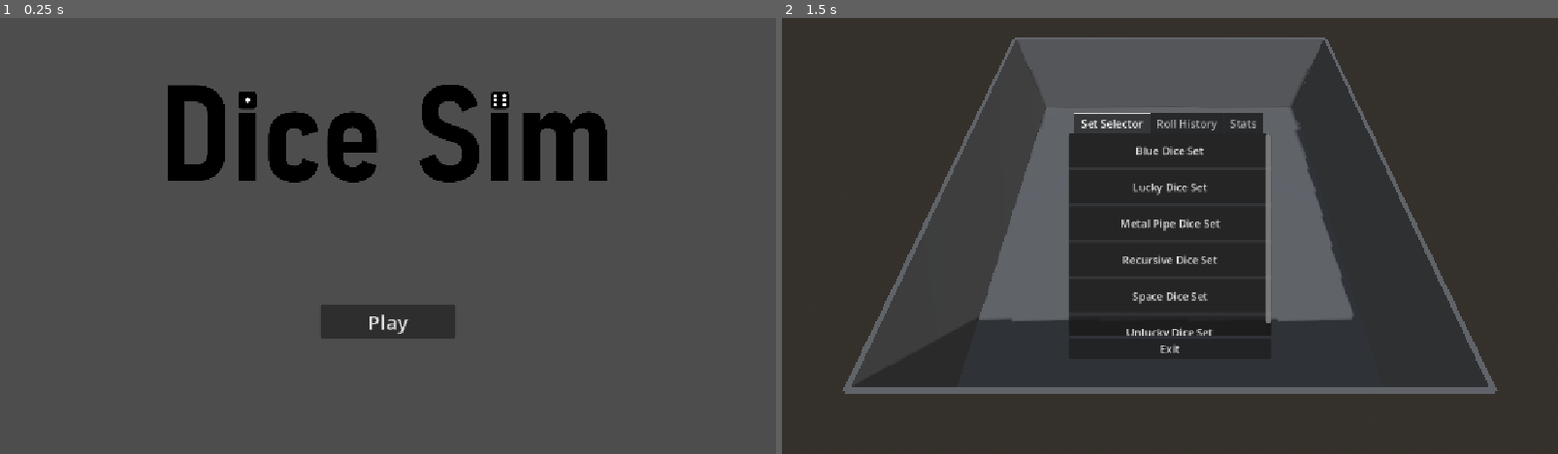
Above: before the commit, frames 1-2 (left to right).
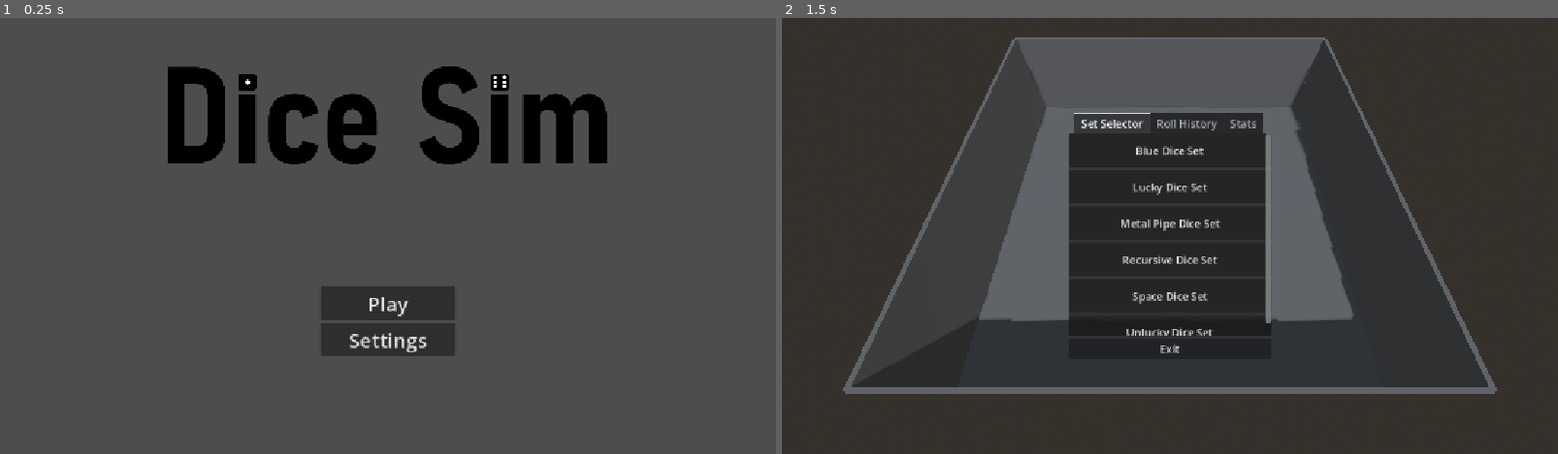
Above: after the commit, the same moments.

Repository: jruigrok/DiceSim
Game: Godot game, scene res://scenes/main_menu.tscn
The game is run twice, just before and just after one commit, with the same random seed, the same clock (stepped at 60 frames per second) and the same inputs.
Inputs (mouse positions are in pixels of both pictures, inside the frame that each line leads up to):
- Up to frame 1 (0.25 s): no input
- Up to frame 2 (1.5 s): click (1170, 340) at 0.5 s, where only the run after the commit has a clickable "Settings"; click "Play" at 1.25 s

The runs differ from the first frame. In frame 1, 6.7% of the frame differs, in the area x 21-79%, y 11-78%; in frame 2, nothing differs.

Commit message:
Small bug fix

Diff:
--- a/dice_data/d_10.tres
+++ b/dice_data/d_10.tres
@@ -1,7 +1,7 @@
 [gd_resource type="Resource" script_class="DiceData" format=3 uid="uid://btcfum7vepv1i"]
 
-[ext_resource type="Script" uid="uid://c5app5ayokdl6" path="res://res_scripts/FaceData.gd" id="1_3hu21"]
-[ext_resource type="Script" uid="uid://dsgi06ltj5bfe" path="res://res_scripts/DiceData.gd" id="2_eeb0q"]
+[ext_resource type="Script" uid="uid://c5app5ayokdl6" path="res://res_scripts/face_data.gd" id="1_3hu21"]
+[ext_resource type="Script" uid="uid://dsgi06ltj5bfe" path="res://res_scripts/dice_data.gd" id="2_eeb0q"]
 [ext_resource type="ArrayMesh" uid="uid://caimgo6kg2rc" path="res://dice_mesh/d_10.tres" id="2_yavft"]
 
 [sub_resource type="Resource" id="Resource_184dv"]
--- a/dice_data/d_12.tres
+++ b/dice_data/d_12.tres
@@ -1,8 +1,8 @@
 [gd_resource type="Resource" script_class="DiceData" format=3 uid="uid://bxr7wtem3qov1"]
 
-[ext_resource type="Script" uid="uid://c5app5ayokdl6" path="res://res_scripts/FaceData.gd" id="1_r2dss"]
+[ext_resource type="Script" uid="uid://c5app5ayokdl6" path="res://res_scripts/face_data.gd" id="1_r2dss"]
 [ext_resource type="ArrayMesh" uid="uid://8t77ayt8p2j0" path="res://dice_mesh/d_12.tres" id="2_6vn5t"]
-[ext_resource type="Script" uid="uid://dsgi06ltj5bfe" path="res://res_scripts/DiceData.gd" id="2_iqtqq"]
+[ext_resource type="Script" uid="uid://dsgi06ltj5bfe" path="res://res_scripts/dice_data.gd" id="2_iqtqq"]
 
 [sub_resource type="Resource" id="Resource_2l0td"]
 script = ExtResource("1_r2dss")
--- a/dice_data/d_20.tres
+++ b/dice_data/d_20.tres
@@ -1,7 +1,7 @@
 [gd_resource type="Resource" script_class="DiceData" format=3 uid="uid://cw2dsbhvho3ng"]
 
-[ext_resource type="Script" uid="uid://c5app5ayokdl6" path="res://res_scripts/FaceData.gd" id="1_arjnr"]
-[ext_resource type="Script" uid="uid://dsgi06ltj5bfe" path="res://res_scripts/DiceData.gd" id="2_t0e68"]
+[ext_resource type="Script" uid="uid://c5app5ayokdl6" path="res://res_scripts/face_data.gd" id="1_arjnr"]
+[ext_resource type="Script" uid="uid://dsgi06ltj5bfe" path="res://res_scripts/dice_data.gd" id="2_t0e68"]
 [ext_resource type="ArrayMesh" uid="uid://vsuvus6a6eqv" path="res://dice_mesh/d_20.tres" id="2_ukfqp"]
 
 [sub_resource type="Resource" id="Resource_mqar5"]
--- a/dice_data/d_4.tres
+++ b/dice_data/d_4.tres
@@ -1,8 +1,8 @@
 [gd_resource type="Resource" script_class="DiceData" format=3 uid="uid://cb2aisnsrmfxc"]
 
-[ext_resource type="Script" uid="uid://c5app5ayokdl6" path="res://res_scripts/FaceData.gd" id="1_k3qab"]
+[ext_resource type="Script" uid="uid://c5app5ayokdl6" path="res://res_scripts/face_data.gd" id="1_k3qab"]
 [ext_resource type="ArrayMesh" uid="uid://cex1xgq4pjg53" path="res://dice_mesh/d_4.tres" id="2_0h4qj"]
-[ext_resource type="Script" uid="uid://dsgi06ltj5bfe" path="res://res_scripts/DiceData.gd" id="2_1isyl"]
+[ext_resource type="Script" uid="uid://dsgi06ltj5bfe" path="res://res_scripts/dice_data.gd" id="2_1isyl"]
 
 [sub_resource type="Resource" id="Resource_kjuo0"]
 script = ExtResource("1_k3qab")
--- a/dice_data/d_6.tres
+++ b/dice_data/d_6.tres
@@ -1,7 +1,7 @@
 [gd_resource type="Resource" script_class="DiceData" format=3 uid="uid://4uic5wked64k"]
 
-[ext_resource type="Script" uid="uid://c5app5ayokdl6" path="res://res_scripts/FaceData.gd" id="1_tmw41"]
-[ext_resource type="Script" uid="uid://dsgi06ltj5bfe" path="res://res_scripts/DiceData.gd" id="2_n0wko"]
+[ext_resource type="Script" uid="uid://c5app5ayokdl6" path="res://res_scripts/face_data.gd" id="1_tmw41"]
+[ext_resource type="Script" uid="uid://dsgi06ltj5bfe" path="res://res_scripts/dice_data.gd" id="2_n0wko"]
 [ext_resource type="ArrayMesh" uid="uid://bgg6vj0drbvd2" path="res://dice_mesh/d_6.tres" id="2_tvng7"]
 
 [sub_resource type="Resource" id="Resource_fb3wy"]
--- a/dice_data/d_8.tres
+++ b/dice_data/d_8.tres
@@ -1,7 +1,7 @@
 [gd_resource type="Resource" script_class="DiceData" format=3 uid="uid://dvca5ylbmeogp"]
 
-[ext_resource type="Script" uid="uid://c5app5ayokdl6" path="res://res_scripts/FaceData.gd" id="1_c0b1x"]
-[ext_resource type="Script" uid="uid://dsgi06ltj5bfe" path="res://res_scripts/DiceData.gd" id="2_21xv7"]
+[ext_resource type="Script" uid="uid://c5app5ayokdl6" path="res://res_scripts/face_data.gd" id="1_c0b1x"]
+[ext_resource type="Script" uid="uid://dsgi06ltj5bfe" path="res://res_scripts/dice_data.gd" id="2_21xv7"]
 [ext_resource type="ArrayMesh" uid="uid://hki20xfuqnvp" path="res://dice_mesh/d_8.tres" id="2_qpta8"]
 
 [sub_resource type="Resource" id="Resource_r1esx"]
--- a/dice_sets/BlueDiceSet.tres
+++ b/dice_sets/BlueDiceSet.tres
@@ -1,13 +1,13 @@
 [gd_resource type="Resource" script_class="DiceSet" format=3 uid="uid://cwjjsp5hi1jyi"]
 
-[ext_resource type="Script" uid="uid://dsgi06ltj5bfe" path="res://res_scripts/DiceData.gd" id="1_ca4e8"]
+[ext_resource type="Script" uid="uid://dsgi06ltj5bfe" path="res://res_scripts/dice_data.gd" id="1_ca4e8"]
 [ext_resource type="Script" uid="uid://0k3ns4ifkv3o" path="res://scripts/dice_behaviours/DiceBehaviour.gd" id="1_gh4gk"]
 [ext_resource type="Material" uid="uid://da2wub2as7uhr" path="res://materials/Material.001.tres" id="2_7keju"]
-[ext_resource type="Script" uid="uid://uvh8aq7b0n8d" path="res://res_scripts/DiceSetData.gd" id="2_7sbdw"]
+[ext_resource type="Script" uid="uid://uvh8aq7b0n8d" path="res://res_scripts/dice_set_data.gd" id="2_7sbdw"]
 [ext_resource type="Resource" uid="uid://cb2aisnsrmfxc" path="res://dice_data/d_4.tres" id="2_gh4gk"]
 [ext_resource type="Script" uid="uid://gmu7hvu617rd" path="res://scripts/dice_behaviours/ExplosionBh.gd" id="2_j1oey"]
 [ext_resource type="PackedScene" uid="uid://c25eq0qq1py5q" path="res://assets/BinbunVFX_Vol2/StylizedHitFX/effects/impact/vfx_impact_01.tscn" id="2_udb0h"]
-[ext_resource type="Script" uid="uid://die8svrhe3dvd" path="res://res_scripts/DiceSet.gd" id="3_7sbdw"]
+[ext_resource type="Script" uid="uid://die8svrhe3dvd" path="res://res_scripts/dice_set.gd" id="3_7sbdw"]
 [ext_resource type="Script" uid="uid://cfays247nwmc1" path="res://scripts/dice_behaviours/RandomVelBh.gd" id="4_udb0h"]
 [ext_resource type="Script" uid="uid://b1pmyhx1aypfn" path="res://scripts/dice_behaviours/RollLabelBh.gd" id="5_hvwbr"]
 [ext_resource type="Resource" uid="uid://4uic5wked64k" path="res://dice_data/d_6.tres" id="6_hvwbr"]
--- a/dice_sets/LuckyDiceSet.tres
+++ b/dice_sets/LuckyDiceSet.tres
@@ -7,15 +7,15 @@
 [ext_resource type="Script" uid="uid://b1pmyhx1aypfn" path="res://scripts/dice_behaviours/RollLabelBh.gd" id="5_k4cny"]
 [ext_resource type="Script" uid="uid://bnoh1oyv4g20o" path="res://scripts/dice_behaviours/WeightedBh.gd" id="6_yr3fb"]
 [ext_resource type="Material" uid="uid://d4gaw8goqiei4" path="res://materials/Material.004.tres" id="7_mu2xu"]
-[ext_resource type="Script" uid="uid://uvh8aq7b0n8d" path="res://res_scripts/DiceSetData.gd" id="8_mmc5e"]
-[ext_resource type="Script" uid="uid://dsgi06ltj5bfe" path="res://res_scripts/DiceData.gd" id="9_ir3c8"]
+[ext_resource type="Script" uid="uid://uvh8aq7b0n8d" path="res://res_scripts/dice_set_data.gd" id="8_mmc5e"]
+[ext_resource type="Script" uid="uid://dsgi06ltj5bfe" path="res://res_scripts/dice_data.gd" id="9_ir3c8"]
 [ext_resource type="Resource" uid="uid://cb2aisnsrmfxc" path="res://dice_data/d_4.tres" id="10_j6t5b"]
 [ext_resource type="Resource" uid="uid://4uic5wked64k" path="res://dice_data/d_6.tres" id="11_vb1h4"]
 [ext_resource type="Resource" uid="uid://dvca5ylbmeogp" path="res://dice_data/d_8.tres" id="12_l1rjw"]
 [ext_resource type="Resource" uid="uid://bxr7wtem3qov1" path="res://dice_data/d_12.tres" id="13_3fbmm"]
 [ext_resource type="Resource" uid="uid://btcfum7vepv1i" path="res://dice_data/d_10.tres" id="14_e7g3r"]
 [ext_resource type="Resource" uid="uid://cw2dsbhvho3ng" path="res://dice_data/d_20.tres" id="15_8k6o6"]
-[ext_resource type="Script" uid="uid://die8svrhe3dvd" path="res://res_scripts/DiceSet.gd" id="16_dtbx4"]
+[ext_resource type="Script" uid="uid://die8svrhe3dvd" path="res://res_scripts/dice_set.gd" id="16_dtbx4"]
 
 [sub_resource type="Resource" id="Resource_6l7yi"]
 script = ExtResource("3_35ydv")
--- a/dice_sets/MetalPipeDiceSet.tres
+++ b/dice_sets/MetalPipeDiceSet.tres
@@ -7,16 +7,16 @@
 [ext_resource type="AudioStream" uid="uid://vqa7l7eab0uo" path="res://sounds/u_edtmwfwu7c-metal-pipe-329305.wav" id="5_wdp6p"]
 [ext_resource type="Script" uid="uid://g4qddmyllwfl" path="res://scripts/dice_behaviours/SoundOnColBh.gd" id="6_0d552"]
 [ext_resource type="Script" uid="uid://b1pmyhx1aypfn" path="res://scripts/dice_behaviours/RollLabelBh.gd" id="7_0d552"]
-[ext_resource type="Script" uid="uid://uvh8aq7b0n8d" path="res://res_scripts/DiceSetData.gd" id="7_oiwkq"]
+[ext_resource type="Script" uid="uid://uvh8aq7b0n8d" path="res://res_scripts/dice_set_data.gd" id="7_oiwkq"]
 [ext_resource type="Material" uid="uid://byd2rx8r13mf6" path="res://materials/Material.009.tres" id="8_0d552"]
-[ext_resource type="Script" uid="uid://dsgi06ltj5bfe" path="res://res_scripts/DiceData.gd" id="8_x4v2w"]
+[ext_resource type="Script" uid="uid://dsgi06ltj5bfe" path="res://res_scripts/dice_data.gd" id="8_x4v2w"]
 [ext_resource type="Resource" uid="uid://cb2aisnsrmfxc" path="res://dice_data/d_4.tres" id="9_jtwsa"]
 [ext_resource type="Resource" uid="uid://4uic5wked64k" path="res://dice_data/d_6.tres" id="10_qrjuf"]
 [ext_resource type="Resource" uid="uid://dvca5ylbmeogp" path="res://dice_data/d_8.tres" id="11_om3pt"]
 [ext_resource type="Resource" uid="uid://bxr7wtem3qov1" path="res://dice_data/d_12.tres" id="12_4tlp3"]
 [ext_resource type="Resource" uid="uid://btcfum7vepv1i" path="res://dice_data/d_10.tres" id="13_x3mht"]
 [ext_resource type="Resource" uid="uid://cw2dsbhvho3ng" path="res://dice_data/d_20.tres" id="14_xud0q"]
-[ext_resource type="Script" uid="uid://die8svrhe3dvd" path="res://res_scripts/DiceSet.gd" id="15_dwp7u"]
+[ext_resource type="Script" uid="uid://die8svrhe3dvd" path="res://res_scripts/dice_set.gd" id="15_dwp7u"]
 
 [sub_resource type="Resource" id="Resource_6l7yi"]
 script = ExtResource("3_0d552")
--- a/dice_sets/RecursiveDiceSet.tres
+++ b/dice_sets/RecursiveDiceSet.tres
@@ -1,11 +1,11 @@
 [gd_resource type="Resource" script_class="DiceSet" format=3 uid="uid://43wh6uliyq0k"]
 
-[ext_resource type="Script" uid="uid://dsgi06ltj5bfe" path="res://res_scripts/DiceData.gd" id="1_4m2oy"]
+[ext_resource type="Script" uid="uid://dsgi06ltj5bfe" path="res://res_scripts/dice_data.gd" id="1_4m2oy"]
 [ext_resource type="Script" uid="uid://0k3ns4ifkv3o" path="res://scripts/dice_behaviours/DiceBehaviour.gd" id="1_tbu3x"]
 [ext_resource type="Script" uid="uid://c2iuj0kkb2g4a" path="res://scripts/dice_behaviours/RecursionBh.gd" id="2_6bvi1"]
 [ext_resource type="Material" uid="uid://be2tbb4jbi5x8" path="res://materials/Material.011.tres" id="2_jr3dd"]
-[ext_resource type="Script" uid="uid://die8svrhe3dvd" path="res://res_scripts/DiceSet.gd" id="2_kv7s4"]
-[ext_resource type="Script" uid="uid://uvh8aq7b0n8d" path="res://res_scripts/DiceSetData.gd" id="2_tbu3x"]
+[ext_resource type="Script" uid="uid://die8svrhe3dvd" path="res://res_scripts/dice_set.gd" id="2_kv7s4"]
+[ext_resource type="Script" uid="uid://uvh8aq7b0n8d" path="res://res_scripts/dice_set_data.gd" id="2_tbu3x"]
 [ext_resource type="Material" uid="uid://bdpcjoj6ky6pa" path="res://materials/Material.003.tres" id="3_6bvi1"]
 [ext_resource type="Script" uid="uid://cfays247nwmc1" path="res://scripts/dice_behaviours/RandomVelBh.gd" id="3_jcm7g"]
 [ext_resource type="Resource" uid="uid://cb2aisnsrmfxc" path="res://dice_data/d_4.tres" id="4_jr3dd"]
--- a/dice_sets/SpaceDiceSet.tres
+++ b/dice_sets/SpaceDiceSet.tres
@@ -6,15 +6,15 @@
 [ext_resource type="Script" uid="uid://cfays247nwmc1" path="res://scripts/dice_behaviours/RandomVelBh.gd" id="4_p6586"]
 [ext_resource type="Script" uid="uid://b1pmyhx1aypfn" path="res://scripts/dice_behaviours/RollLabelBh.gd" id="5_eikoo"]
 [ext_resource type="Material" uid="uid://dl6r6nmhrf48e" path="res://shaders/test_shader.tres" id="6_l8l6v"]
-[ext_resource type="Script" uid="uid://uvh8aq7b0n8d" path="res://res_scripts/DiceSetData.gd" id="7_esnq5"]
-[ext_resource type="Script" uid="uid://dsgi06ltj5bfe" path="res://res_scripts/DiceData.gd" id="8_vvnlf"]
+[ext_resource type="Script" uid="uid://uvh8aq7b0n8d" path="res://res_scripts/dice_set_data.gd" id="7_esnq5"]
+[ext_resource type="Script" uid="uid://dsgi06ltj5bfe" path="res://res_scripts/dice_data.gd" id="8_vvnlf"]
 [ext_resource type="Resource" uid="uid://cb2aisnsrmfxc" path="res://dice_data/d_4.tres" id="9_na3hg"]
 [ext_resource type="Resource" uid="uid://4uic5wked64k" path="res://dice_data/d_6.tres" id="10_xqo6r"]
 [ext_resource type="Resource" uid="uid://dvca5ylbmeogp" path="res://dice_data/d_8.tres" id="11_e6caa"]
 [ext_resource type="Resource" uid="uid://bxr7wtem3qov1" path="res://dice_data/d_12.tres" id="12_o5qyc"]
 [ext_resource type="Resource" uid="uid://btcfum7vepv1i" path="res://dice_data/d_10.tres" id="13_ti8r0"]
 [ext_resource type="Resource" uid="uid://cw2dsbhvho3ng" path="res://dice_data/d_20.tres" id="14_45q14"]
-[ext_resource type="Script" uid="uid://die8svrhe3dvd" path="res://res_scripts/DiceSet.gd" id="15_pdwb3"]
+[ext_resource type="Script" uid="uid://die8svrhe3dvd" path="res://res_scripts/dice_set.gd" id="15_pdwb3"]
 
 [sub_resource type="Resource" id="Resource_6l7yi"]
 script = ExtResource("3_rq1i0")
--- a/dice_sets/UnluckyDiceSet.tres
+++ b/dice_sets/UnluckyDiceSet.tres
@@ -1,15 +1,15 @@
 [gd_resource type="Resource" script_class="DiceSet" format=3 uid="uid://14wlka163nvt"]
 
-[ext_resource type="Script" uid="uid://dsgi06ltj5bfe" path="res://res_scripts/DiceData.gd" id="1_c7aqn"]
+[ext_resource type="Script" uid="uid://dsgi06ltj5bfe" path="res://res_scripts/dice_data.gd" id="1_c7aqn"]
 [ext_resource type="Script" uid="uid://0k3ns4ifkv3o" path="res://scripts/dice_behaviours/DiceBehaviour.gd" id="1_vl1tm"]
 [ext_resource type="PackedScene" uid="uid://c25eq0qq1py5q" path="res://assets/BinbunVFX_Vol2/StylizedHitFX/effects/impact/vfx_impact_01.tscn" id="2_88u37"]
-[ext_resource type="Script" uid="uid://die8svrhe3dvd" path="res://res_scripts/DiceSet.gd" id="2_jrea1"]
+[ext_resource type="Script" uid="uid://die8svrhe3dvd" path="res://res_scripts/dice_set.gd" id="2_jrea1"]
 [ext_resource type="Script" uid="uid://gmu7hvu617rd" path="res://scripts/dice_behaviours/ExplosionBh.gd" id="3_lgrbx"]
 [ext_resource type="Script" uid="uid://cfays247nwmc1" path="res://scripts/dice_behaviours/RandomVelBh.gd" id="4_jdytq"]
 [ext_resource type="Script" uid="uid://b1pmyhx1aypfn" path="res://scripts/dice_behaviours/RollLabelBh.gd" id="5_5eqff"]
 [ext_resource type="Script" uid="uid://bnoh1oyv4g20o" path="res://scripts/dice_behaviours/WeightedBh.gd" id="6_y2h3s"]
 [ext_resource type="Material" uid="uid://2jnekqhbnw7l" path="res://materials/Material.010.tres" id="7_vl1tm"]
-[ext_resource type="Script" uid="uid://uvh8aq7b0n8d" path="res://res_scripts/DiceSetData.gd" id="8_8l1lu"]
+[ext_resource type="Script" uid="uid://uvh8aq7b0n8d" path="res://res_scripts/dice_set_data.gd" id="8_8l1lu"]
 [ext_resource type="Resource" uid="uid://cb2aisnsrmfxc" path="res://dice_data/d_4.tres" id="10_kfqts"]
 [ext_resource type="Resource" uid="uid://4uic5wked64k" path="res://dice_data/d_6.tres" id="11_m6shn"]
 [ext_resource type="Resource" uid="uid://dvca5ylbmeogp" path="res://dice_data/d_8.tres" id="12_guvmp"]
--- a/scenes/game.tscn
+++ b/scenes/game.tscn
@@ -3,7 +3,7 @@
 [ext_resource type="Script" uid="uid://cy56e02cb68ni" path="res://scripts/game.gd" id="1_gee14"]
 [ext_resource type="PackedScene" uid="uid://c0kkvfs6t36hg" path="res://scenes/dice_sim.tscn" id="2_0tnpc"]
 [ext_resource type="PackedScene" uid="uid://ck63j4lfwj35f" path="res://scenes/in_game_menu.tscn" id="3_vtaks"]
-[ext_resource type="Script" uid="uid://die8svrhe3dvd" path="res://res_scripts/DiceSet.gd" id="4_kvpfn"]
+[ext_resource type="Script" uid="uid://die8svrhe3dvd" path="res://res_scripts/dice_set.gd" id="4_kvpfn"]
 [ext_resource type="Resource" uid="uid://cwjjsp5hi1jyi" path="res://dice_sets/BlueDiceSet.tres" id="5_dinhu"]
 [ext_resource type="Resource" uid="uid://7v7sggv6nunc" path="res://dice_sets/MetalPipeDiceSet.tres" id="6_kvuet"]
 [ext_resource type="Resource" uid="uid://43wh6uliyq0k" path="res://dice_sets/RecursiveDiceSet.tres" id="7_trtic"]
--- a/scenes/in_game_menu.tscn
+++ b/scenes/in_game_menu.tscn
@@ -1,7 +1,7 @@
 [gd_scene format=3 uid="uid://ck63j4lfwj35f"]
 
 [ext_resource type="Script" uid="uid://dhvx4jrbqkjc2" path="res://scripts/in_game_menu.gd" id="1_li4o2"]
-[ext_resource type="Script" uid="uid://die8svrhe3dvd" path="res://res_scripts/DiceSet.gd" id="2_exnol"]
+[ext_resource type="Script" uid="uid://die8svrhe3dvd" path="res://res_scripts/dice_set.gd" id="2_exnol"]
 [ext_resource type="Resource" uid="uid://cwjjsp5hi1jyi" path="res://dice_sets/BlueDiceSet.tres" id="3_kqt2u"]
 
 [node name="InGameMenu" type="CanvasLayer" unique_id=4146138]
--- a/scenes/main_menu.tscn
+++ b/scenes/main_menu.tscn
@@ -34,3 +34,9 @@
 tooltip_text = "Im mean what else did you come here for?"
 theme_override_font_sizes/font_size = 30
 text = "Play"
+
+[node name="SettingsButton" type="Button" parent="." unique_id=1603325996]
+unique_name_in_owner = true
+layout_mode = 2
+theme_override_font_sizes/font_size = 30
+text = "Settings"
--- a/scripts/dice_selector.gd
+++ b/scripts/dice_selector.gd
@@ -30,8 +30,9 @@
 	dice_history_container.add_child(label)
 	dice_history_container.move_child(label, 0)
 	var history_length := dice_history_container.get_child_count()
-	if history_length > MAX_ROLL_HISTORY:
+	while history_length > MAX_ROLL_HISTORY:
 		dice_history_container.get_child(history_length - 1).queue_free()
+		history_length -= 1
 
 	var dice_roll := DiceRoll.new()
 	dice_roll.dice_name = _dice_data.resource_name
--- a/scripts/in_game_menu.gd
+++ b/scripts/in_game_menu.gd
@@ -71,6 +71,7 @@
 		return label
 
 	var total_rolls: int = 0
+
 	for dice_set_name: String in GameEvents.stats_dict:
 		var set_rolls: int = 0
 		var set_foldable_container: FoldableContainer = make_foldable.call(dice_set_name)
@@ -80,6 +81,7 @@
 		set_margin.add_theme_constant_override("margin_left", 20)
 		set_foldable_container.add_child(set_margin)
 		set_margin.add_child(set_vbox)
+
 		for dice_name: String in GameEvents.stats_dict[dice_set_name]:
 			var dice_rolls: int = 0
 			var total_roll_value: int = 0
@@ -88,6 +90,7 @@
 			set_vbox.add_child(dice_foldable_container)
 			dice_foldable_container.add_child(dice_vbox)
 			var stats_string := ""
+
 			for roll_value: String in GameEvents.stats_dict[dice_set_name][dice_name]:
 				var num_rolls: int = GameEvents.stats_dict[dice_set_name][dice_name][roll_value] as int
 				dice_rolls += num_rolls
--- a/scripts/main_menu.gd
+++ b/scripts/main_menu.gd
@@ -2,9 +2,14 @@
 class_name Main_Menu
 
 @onready var play_button := %PlayButton
+@onready var settings_button := %SettingsButton
 
 func _ready() -> void:
 	play_button.pressed.connect(on_play_button_pressed)
+	settings_button.pressed.connect(on_settings_button_pressed)
 
 func on_play_button_pressed() -> void:
 	GameEvents.change_to_game_scene()
+
+func on_settings_button_pressed() -> void:
+	pass
Renamed: res_scripts/DiceData.gd -> res_scripts/dice_data.gd
Renamed: res_scripts/DiceData.gd.uid -> res_scripts/dice_data.gd.uid
Renamed: res_scripts/DiceSet.gd -> res_scripts/dice_set.gd
Renamed: res_scripts/DiceSet.gd.uid -> res_scripts/dice_set.gd.uid
Renamed: res_scripts/DiceSetData.gd -> res_scripts/dice_set_data.gd
Renamed: res_scripts/DiceSetData.gd.uid -> res_scripts/dice_set_data.gd.uid
Renamed: res_scripts/FaceData.gd -> res_scripts/face_data.gd
Renamed: res_scripts/FaceData.gd.uid -> res_scripts/face_data.gd.uid
